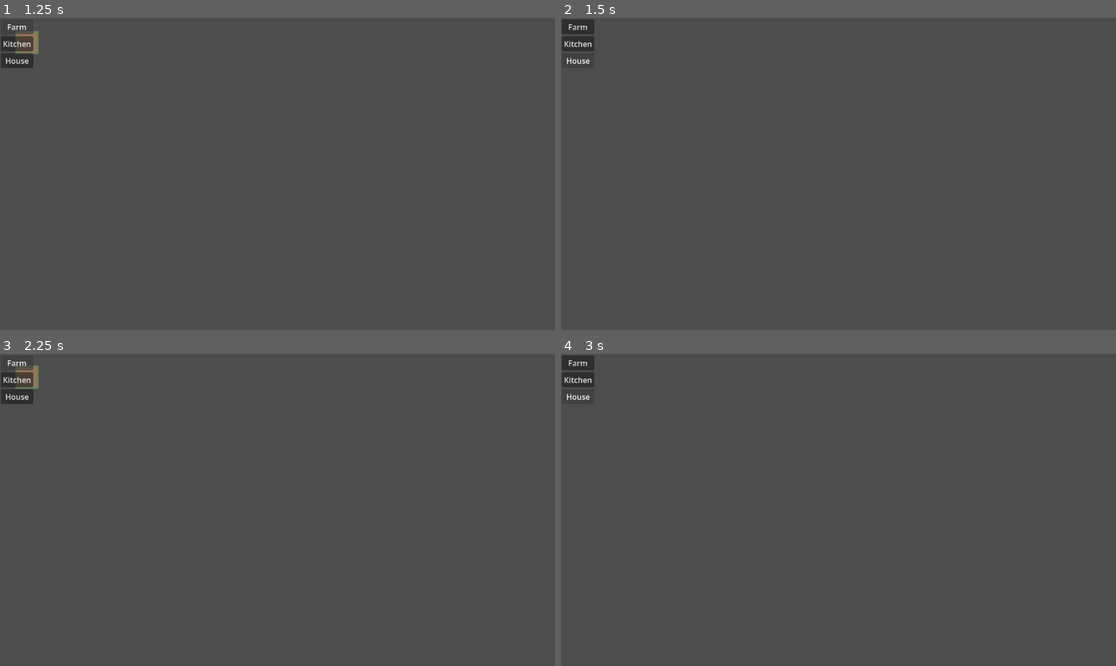
Above: before the commit, frames 1-4 (two rows, left to right).
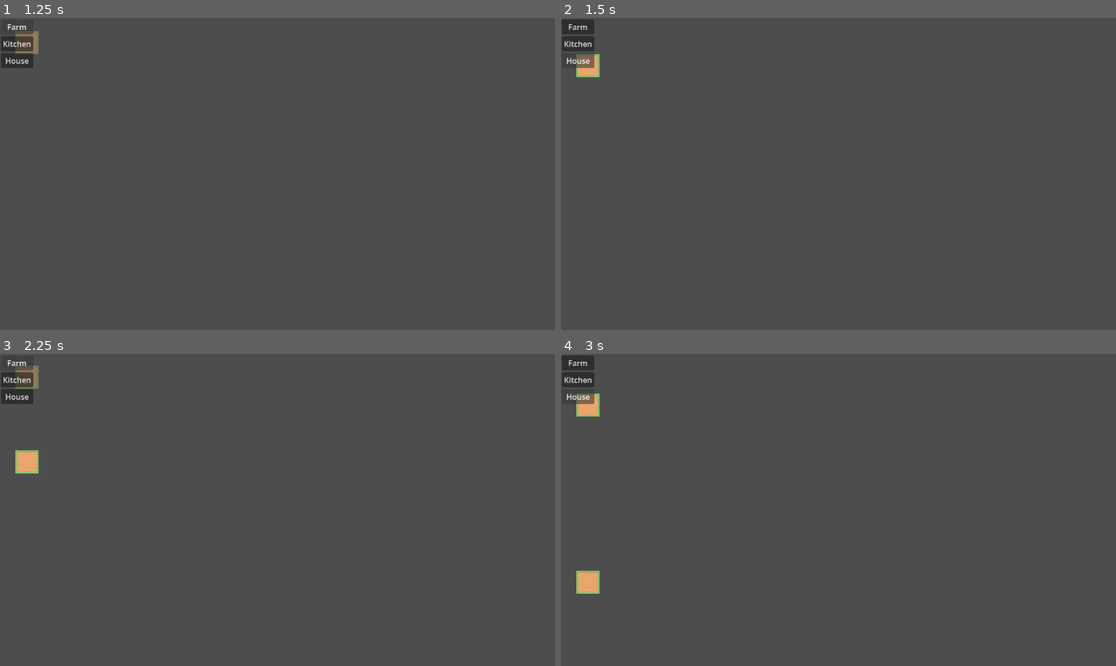
Above: after the commit, the same moments.

Repository: amandodaw/ZombieDefenseSim
Game: Godot game, scene res://scenes/world.tscn
Same seed, same stepped clock (60 frames per second), same inputs: the game is played once before the commit and once after it.
Inputs:
- Up to frame 1 (1.25 s): click "Farm" at 0.5 s
- Up to frame 2 (1.5 s): click "House" at 1.25 s
- Up to frame 3 (2.25 s): click "Farm" at 2 s
- Up to frame 4 (3 s): click "House" at 2.75 s

Frame 1 is identical in both runs. In frame 2, 0.3% of the frame differs, in the area x 2-8%, y 11-19%; in frame 3, 0.3%; in frame 4, 0.6%, in the area x 2-8%, y 12-77%.

Commit message:
Solucionado bug spawn_building

Diff:
--- a/scripts/systems/building_system.gd
+++ b/scripts/systems/building_system.gd
@@ -19,68 +19,87 @@
 	var building_map : TileMapLayer = world.building_map
 	var pos = world.get_component(id, PositionComponent)
 	var build_order : BuildOrderComponent = world.get_component(id, BuildOrderComponent)
+
 	preview_map.clear()
 	pos.value = world.get_global_mouse_position()
 
-	var workplace_comp = WorkplaceComponent.new()
-	match build_order.type:
-		0:
-			var farm_comp = FarmComponent.new()
-			world.add(id, farm_comp)
-			workplace_comp.form = farm_comp.form
-			workplace_comp.origin_tile = farm_comp.origin_tile
-
-	world.add(id, workplace_comp)
-
+	var workplace_comp = _get_or_create_workplace_component(world, id, build_order.type)
+	if workplace_comp == null:
+		return
 
 	var base_cell : Vector2i = world.map_layer.local_to_map(pos.value)
 
+	_render_preview(world, base_cell, workplace_comp)
 
-	for offset in workplace_comp.form:
-		var target_cell = base_cell + offset
-		var atlas_coords = workplace_comp.origin_tile + offset
-		preview_map.set_cell(target_cell, 0, atlas_coords)
+	if _check_valid_position(world, base_cell, workplace_comp):
+		build_order.valid_pos = true
+	else:
+		build_order.valid_pos = false
+		input.confirm_order = false
 
-	for offset in workplace_comp.form:
-		var target_cell = base_cell + offset
-		var atlas_coords = workplace_comp.origin_tile + offset
-		if(building_map.get_cell_source_id(target_cell)!=-1):
-			build_order.valid_pos = false
-			input.confirm_order = false
-			return
-	build_order.valid_pos = true
 
 func spawn_building(world: World, id : int, input : InputComponent) -> void:
+	var preview_map : TileMapLayer = world.preview_map
 	var building_map : TileMapLayer = world.building_map
-	var preview_map : TileMapLayer = world.preview_map
 	var pos = world.get_component(id, PositionComponent)
+
 	preview_map.clear()
 
-
-	var workplace_comp = WorkplaceComponent.new()
-	world.add(id, workplace_comp)
-
+	var workplace_comp = world.get_component(id, WorkplaceComponent)
+	if workplace_comp == null:
+		return
 
 	var base_cell : Vector2i = world.map_layer.local_to_map(pos.value)
 
-	for offset in workplace_comp.form:
-		var target_cell = base_cell + offset
-		var atlas_coords = workplace_comp.origin_tile + offset
-		if(building_map.get_cell_source_id(target_cell)!=-1):
-			print("Lugar ya ocupado")
-			return
+	if not _check_valid_position(world, base_cell, workplace_comp):
+		print("Lugar ya ocupado")
+		return
 
-	for offset in workplace_comp.form:
-		var target_cell = base_cell + offset
-		var atlas_coords = workplace_comp.origin_tile + offset
-		building_map.set_cell(target_cell, 0, atlas_coords)
+	_place_building(world, base_cell, workplace_comp)
 
 	world.remove_component(id, BuildOrderComponent)
 	input.build_mode = false
 	input.confirm_order = false
 
+
+func _get_or_create_workplace_component(world: World, entity_id: int, building_type: int) -> WorkplaceComponent:
+	var workplace_comp = WorkplaceComponent.new()
+	match building_type:
+		0:
+			var farm_comp = FarmComponent.new()
+			world.add(entity_id, farm_comp)
+			workplace_comp.form = farm_comp.form
+			workplace_comp.origin_tile = farm_comp.origin_tile
+
+	world.add(entity_id, workplace_comp)
+	return workplace_comp
+
+
+func _check_valid_position(world: World, base_cell: Vector2i, workplace_comp: WorkplaceComponent) -> bool:
+	for offset in workplace_comp.form:
+		var target_cell = base_cell + offset
+		if world.building_map.get_cell_source_id(target_cell) != -1:
+			return false
+	return true
+
+
+func _render_preview(world: World, base_cell: Vector2i, workplace_comp: WorkplaceComponent) -> void:
+	for offset in workplace_comp.form:
+		var target_cell = base_cell + offset
+		var atlas_coords = workplace_comp.origin_tile + offset
+		world.preview_map.set_cell(target_cell, 0, atlas_coords)
+
+
+func _place_building(world: World, base_cell: Vector2i, workplace_comp: WorkplaceComponent) -> void:
+	for offset in workplace_comp.form:
+		var target_cell = base_cell + offset
+		var atlas_coords = workplace_comp.origin_tile + offset
+		world.building_map.set_cell(target_cell, 0, atlas_coords)
+
+
 func spawn_farm():
 	pass
 
+
 func spawn_kitchen():
 	pass
